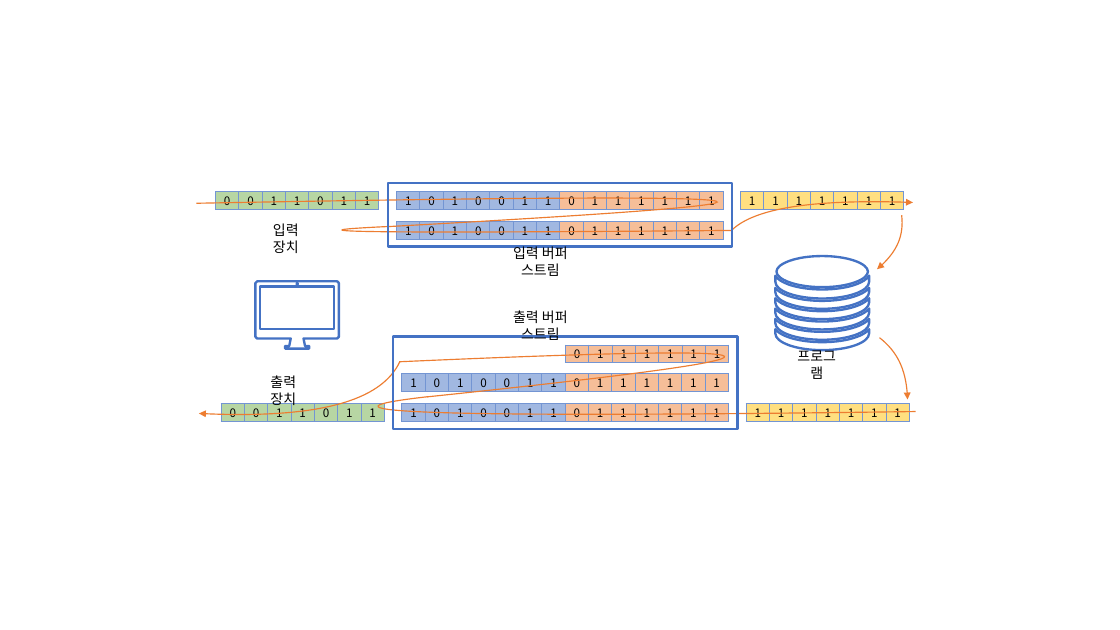
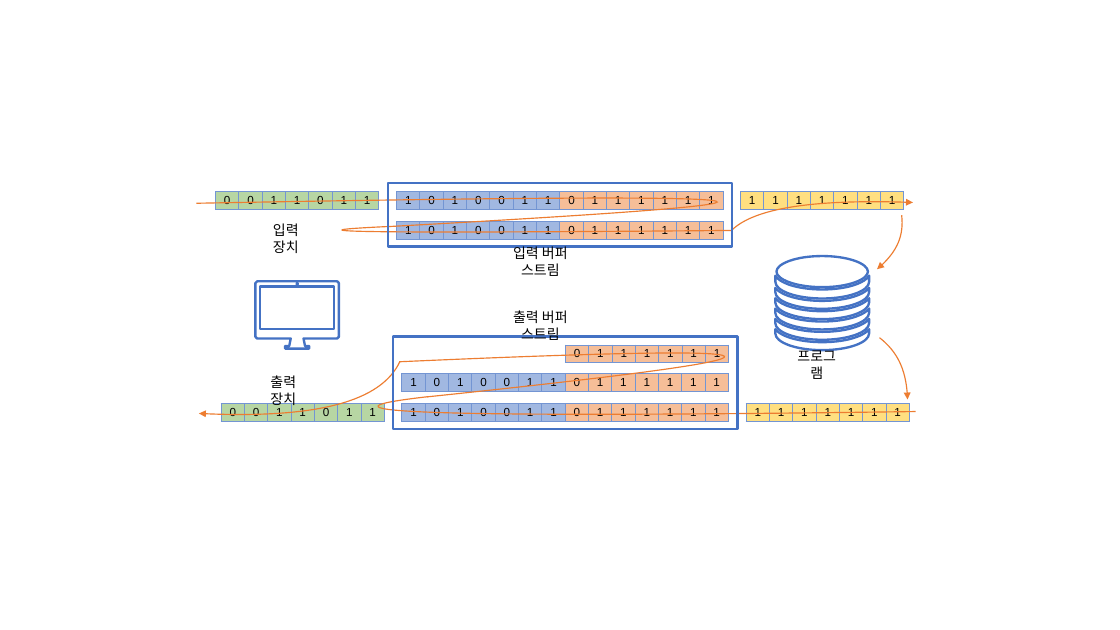
Before and after one commit to Rap0d/rap0d.github.io, a slide deck: slide 23 of assets/form/matrix.pptx. Drawn at 1120x630 pixels with LibreOffice and Linux fonts; fonts in the diff are those of the drawing. Boxes give left, top, right and bottom in pixels: in the first picture for what was removed or moved away, otherwise in the second. Text is boxed around its words. In the diff, an @@ line names an element or a change of style, - is before the commit and + after.

```diff
--- a/assets/form/matrix.pptx
+++ b/assets/form/matrix.pptx
@@ table at (x1=216, y1=192, x2=381, y2=210) @@
@@ font Noto Sans CJK KR to Arial @@
@@ table at (x1=397, y1=192, x2=726, y2=211) @@
@@ font Noto Sans CJK KR to Arial @@
@@ table at (x1=741, y1=192, x2=906, y2=211) @@
@@ font Noto Sans CJK KR to Arial @@
@@ freeform shape at (x1=342, y1=227, x2=732, y2=233): outline redrawn @@
@@ table at (x1=397, y1=222, x2=726, y2=239) @@
@@ font Noto Sans CJK KR to Arial @@
@@ table at (x1=565, y1=345, x2=730, y2=364) @@
@@ font Noto Sans CJK KR to Arial @@
@@ table at (x1=402, y1=374, x2=732, y2=393) @@
@@ font Noto Sans CJK KR to Arial @@
@@ table at (x1=221, y1=403, x2=386, y2=423) @@
@@ font Noto Sans CJK KR to Arial @@
@@ table at (x1=402, y1=403, x2=732, y2=421) @@
@@ font Noto Sans CJK KR to Arial @@
```
Also in this commit, not shown: 16 other slides changed, 2 slides added, 3 other files.
